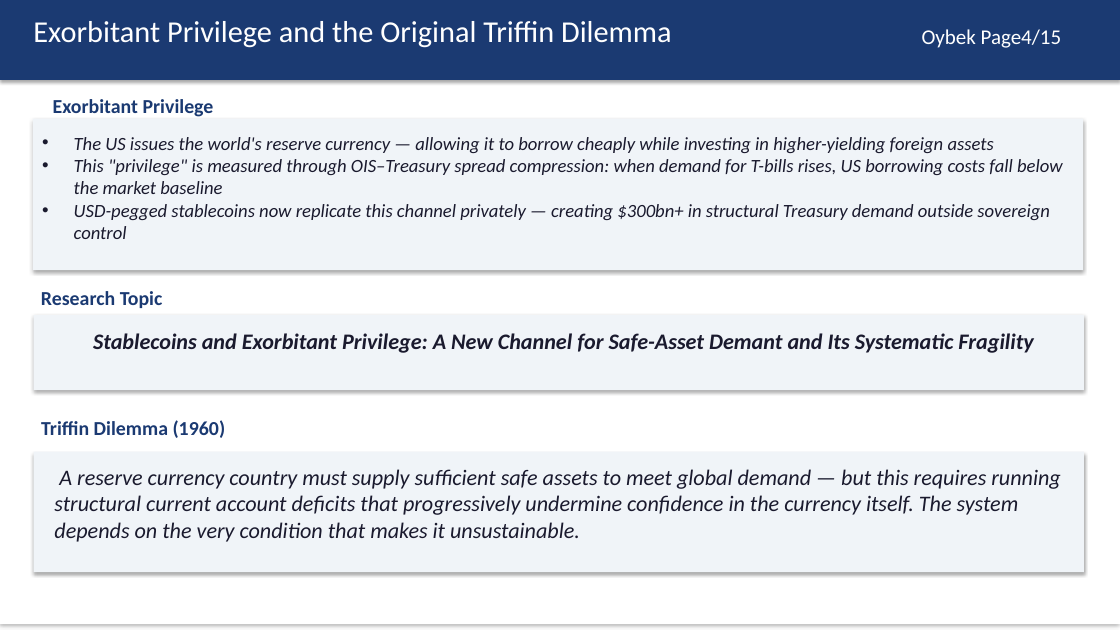
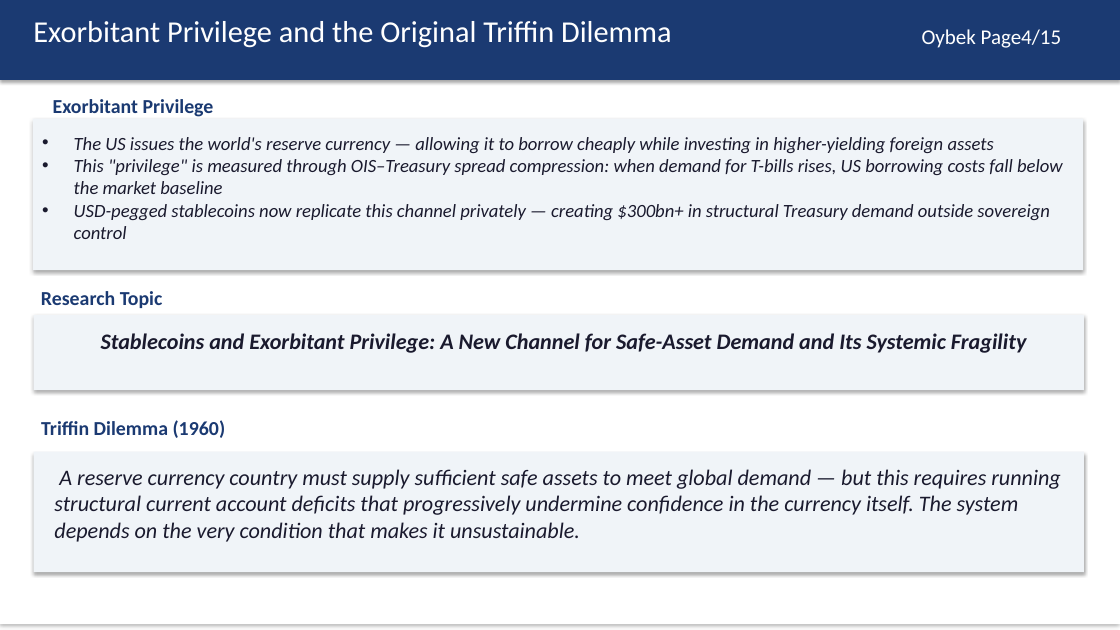
Before and after one commit to kimmireu0921/Stablecoins-and-the-Exorbitant-Privilege, a slide deck: slide 4 of FINAL_0512_Stablecoin_Exorbitant_Privilege (4).pptx. Drawn at 1120x630 pixels with LibreOffice and Linux fonts; fonts in the diff are those of the drawing. Boxes give left, top, right and bottom in pixels: in the first picture for what was removed or moved away, otherwise in the second. Text is boxed around its words. In the diff, an @@ line names an element or a change of style, - is before the commit and + after.

Commit message:
updated typos

```diff
--- a/FINAL_0512_Stablecoin_Exorbitant_Privilege (4).pptx
+++ b/FINAL_0512_Stablecoin_Exorbitant_Privilege (4).pptx
@@ text at (x1=101, y1=333, x2=1026, y2=353): text changed @@
-Stablecoins and Exorbitant Privilege: A New Channel for Safe-Asset Demant and Its Systematic Fragility
+Stablecoins and Exorbitant Privilege: A New Channel for Safe-Asset Demand and Its Systemic Fragility
```
